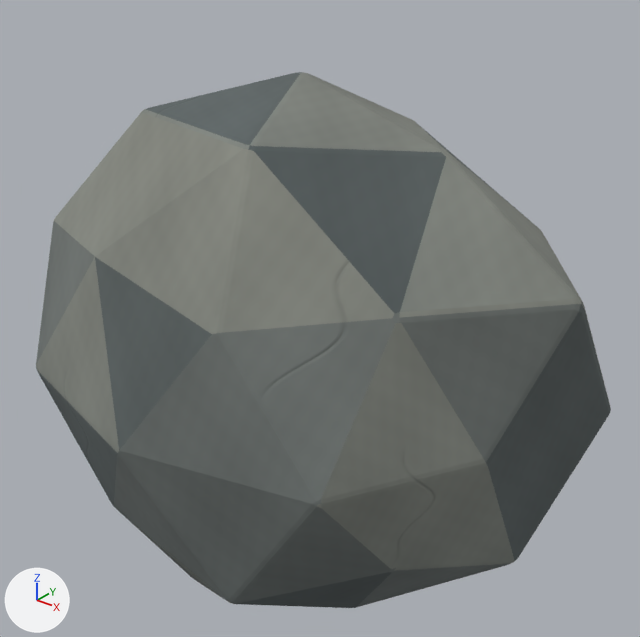
Before and after pictures for a commit that changed the glTF model src/Game/Assets/Authored/environment/components/forest_boulder.glb.
Camera for both pictures: a camera (50 mm lens) standing at (0.956, -1.148, 1.133) and looking at (0.018, 0.024, 0.406). Lighting does not change. The marker at lower left points along +X, +Y and +Z. The older version comes first.

Objects in the first picture: 'Angular mossy forest boulder'.
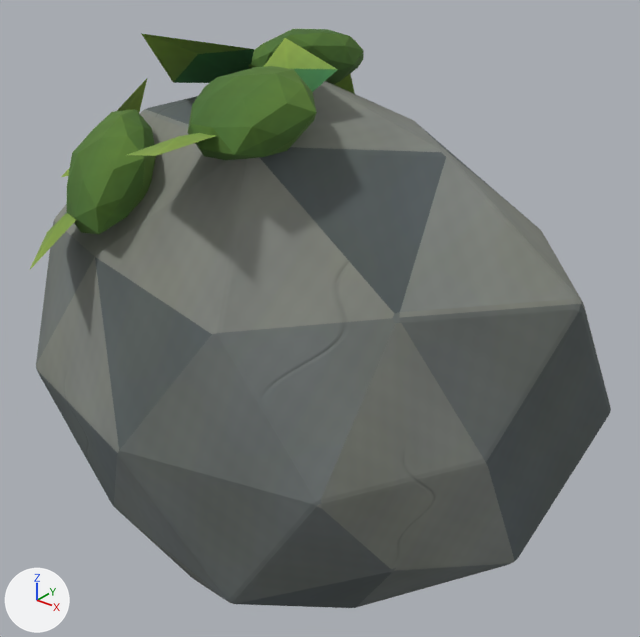
Not visible in the pictures: 'Woodland shared curved ivy leaf.002'.

Changed parts and their boxes [x1, y1, x2, y2] in the pictures (640 x 637 px):
'Woodland shared moss cushion.006', added (green): after [187, 66, 317, 160]
'Woodland shared moss cushion.007', added (green): after [67, 109, 156, 234]
'Woodland shared curved ivy leaf.001', added (green): after [141, 33, 254, 83]
'Woodland shared moss cushion.001', added (green): after [248, 29, 364, 85]
'Woodland shared curved ivy leaf.012', added (green): after [264, 38, 338, 92]
'Woodland shared curved ivy leaf.011', added (green): after [127, 133, 216, 156]
'Woodland shared curved ivy leaf.014', added (green): after [30, 213, 77, 269]
'Woodland shared curved ivy leaf.003', added: after [117, 79, 147, 112]
'Woodland shared curved ivy leaf.007', added (mostly hidden): after [334, 74, 355, 94]
'Woodland shared curved ivy leaf.013', added (mostly hidden): after [61, 168, 70, 177]

What changed in the scene script:
```text
Add mat_moss_woodland:
    mat_moss_woodland = bpy.data.materials.new('moss_woodland')
    # uses the picture img_painted_moss_roughness
    # uses the picture img_vivid_painted_v1_d80b6116394c29b57b8ab5d8
Add mat_forest_leaf_woodland_tip:
    mat_forest_leaf_woodland_tip = bpy.data.materials.new('forest_leaf_woodland_tip')
    # uses the picture img_painted_leaf_normal
    # uses the picture img_painted_leaf_roughness
    # uses the picture img_vivid_painted_v1_e518087cff7b51be105dd77d
Add mat_forest_leaf_woodland:
    mat_forest_leaf_woodland = bpy.data.materials.new('forest_leaf_woodland')
    # uses the picture img_painted_leaf_normal
    # uses the picture img_painted_leaf_roughness
    # uses the picture img_vivid_painted_v1_be95f207113ac2a0f32aa9be
Add ob_woodland_shared_moss_cushion_007:
    ob_woodland_shared_moss_cushion_007 = bpy.data.objects.new('Woodland shared moss cushion.007', me_woodland_shared_moss_cushion)  # 42 vertices, 80 faces; spans x -0.094..0.097, y -0.07..0.069, z -0.022..0.055
    ob_woodland_shared_moss_cushion_007.location = (-0.172, -0.26, 0.71)
    ob_woodland_shared_moss_cushion_007.rotation_euler = (0.889, 0.267, -0.674)  # degrees (51, 15, -39)
    ob_woodland_shared_moss_cushion_007.scale = (1.39, 1.39, 1.39)
Add ob_woodland_shared_moss_cushion_006:
    ob_woodland_shared_moss_cushion_006 = bpy.data.objects.new('Woodland shared moss cushion.006', me_woodland_shared_moss_cushion)  # 42 vertices, 80 faces; spans x -0.094..0.097, y -0.07..0.069, z -0.022..0.055
    ob_woodland_shared_moss_cushion_006.location = (0.072, -0.197, 0.821)
    ob_woodland_shared_moss_cushion_006.rotation_euler = (0.295, 0.125, -0.74)  # degrees (17, 7.2, -42)
    ob_woodland_shared_moss_cushion_006.scale = (1.38, 1.38, 1.38)
Add ob_woodland_shared_moss_cushion_001:
    ob_woodland_shared_moss_cushion_001 = bpy.data.objects.new('Woodland shared moss cushion.001', me_woodland_shared_moss_cushion)  # 42 vertices, 80 faces; spans x -0.094..0.097, y -0.07..0.069, z -0.022..0.055
    ob_woodland_shared_moss_cushion_001.location = (-0.042, 0.064, 0.846)
    ob_woodland_shared_moss_cushion_001.rotation_euler = (-0.388, 0.171, 1.546)  # degrees (-22, 10, 89)
    ob_woodland_shared_moss_cushion_001.scale = (1.3, 1.3, 1.3)
Add ob_woodland_shared_curved_ivy_leaf_014:
    ob_woodland_shared_curved_ivy_leaf_014 = bpy.data.objects.new('Woodland shared curved ivy leaf.014', me_woodland_shared_curved_ivy_leaf)  # 5 vertices, 4 faces; spans x -0.076..0.076, y 0.0..0.17, z 0.0..0.055
    ob_woodland_shared_curved_ivy_leaf_014.location = (-0.243, -0.239, 0.693)
    ob_woodland_shared_curved_ivy_leaf_014.rotation_euler = (-0.74, 0.604, -3.049)  # degrees (-42, 35, -175)
    ob_woodland_shared_curved_ivy_leaf_014.scale = (1.35, 1.35, 1.35)
Add ob_woodland_shared_curved_ivy_leaf_013:
    ob_woodland_shared_curved_ivy_leaf_013 = bpy.data.objects.new('Woodland shared curved ivy leaf.013', me_woodland_shared_curved_ivy_leaf)  # 5 vertices, 4 faces; spans x -0.076..0.076, y 0.0..0.17, z 0.0..0.055
    ob_woodland_shared_curved_ivy_leaf_013.location = (-0.258, -0.19, 0.742)
    ob_woodland_shared_curved_ivy_leaf_013.rotation_euler = (-0.884, -0.288, 2.449)  # degrees (-51, -17, 140)
    ob_woodland_shared_curved_ivy_leaf_013.scale = (0.68, 0.68, 0.68)
Add ob_woodland_shared_curved_ivy_leaf_012:
    ob_woodland_shared_curved_ivy_leaf_012 = bpy.data.objects.new('Woodland shared curved ivy leaf.012', me_woodland_shared_curved_ivy_leaf)  # 5 vertices, 4 faces; spans x -0.076..0.076, y 0.0..0.17, z 0.0..0.055
    ob_woodland_shared_curved_ivy_leaf_012.location = (0.106, -0.151, 0.839)
    ob_woodland_shared_curved_ivy_leaf_012.rotation_euler = (0.176, -0.268, 0.629)  # degrees (10, -15, 36)
    ob_woodland_shared_curved_ivy_leaf_012.scale = (0.99, 0.99, 0.99)
Add ob_woodland_shared_curved_ivy_leaf_011:
    ob_woodland_shared_curved_ivy_leaf_011 = bpy.data.objects.new('Woodland shared curved ivy leaf.011', me_woodland_shared_curved_ivy_leaf)  # 5 vertices, 4 faces; spans x -0.076..0.076, y 0.0..0.17, z 0.0..0.055
    ob_woodland_shared_curved_ivy_leaf_011.location = (-0.008, -0.229, 0.802)
    ob_woodland_shared_curved_ivy_leaf_011.rotation_euler = (-0.19, 0.258, -2.569)  # degrees (-11, 15, -147)
    ob_woodland_shared_curved_ivy_leaf_011.scale = (1.24, 1.24, 1.24)
Add ob_woodland_shared_curved_ivy_leaf_007:
    ob_woodland_shared_curved_ivy_leaf_007 = bpy.data.objects.new('Woodland shared curved ivy leaf.007', me_woodland_shared_curved_ivy_leaf)  # 5 vertices, 4 faces; spans x -0.076..0.076, y 0.0..0.17, z 0.0..0.055
    ob_woodland_shared_curved_ivy_leaf_007.location = (-0.201, 0.244, 0.684)
    ob_woodland_shared_curved_ivy_leaf_007.rotation_euler = (0.753, -0.287, -2.17)  # degrees (43, -16, -124)
    ob_woodland_shared_curved_ivy_leaf_007.scale = (1.2, 1.2, 1.2)
Add ob_woodland_shared_curved_ivy_leaf_003:
    ob_woodland_shared_curved_ivy_leaf_003 = bpy.data.objects.new('Woodland shared curved ivy leaf.003', me_woodland_shared_curved_ivy_leaf)  # 5 vertices, 4 faces; spans x -0.076..0.076, y 0.0..0.17, z 0.0..0.055
    ob_woodland_shared_curved_ivy_leaf_003.location = (-0.388, -0.157, 0.632)
    ob_woodland_shared_curved_ivy_leaf_003.rotation_euler = (0.793, -0.384, -1.06)  # degrees (45, -22, -61)
    ob_woodland_shared_curved_ivy_leaf_003.scale = (1.26, 1.26, 1.26)
Add ob_woodland_shared_curved_ivy_leaf_002:
    ob_woodland_shared_curved_ivy_leaf_002 = bpy.data.objects.new('Woodland shared curved ivy leaf.002', me_woodland_shared_curved_ivy_leaf)  # 5 vertices, 4 faces; spans x -0.076..0.076, y 0.0..0.17, z 0.0..0.055
    ob_woodland_shared_curved_ivy_leaf_002.location = (-0.077, 0.02, 0.84)
    ob_woodland_shared_curved_ivy_leaf_002.rotation_euler = (-0.105, 0.41, 2.464)  # degrees (-6, 23, 141)
    ob_woodland_shared_curved_ivy_leaf_002.scale = (0.883, 0.883, 0.883)
Add ob_woodland_shared_curved_ivy_leaf_001:
    ob_woodland_shared_curved_ivy_leaf_001 = bpy.data.objects.new('Woodland shared curved ivy leaf.001', me_woodland_shared_curved_ivy_leaf)  # 5 vertices, 4 faces; spans x -0.076..0.076, y 0.0..0.17, z 0.0..0.055
    ob_woodland_shared_curved_ivy_leaf_001.location = (-0.114, -0.011, 0.83)
    ob_woodland_shared_curved_ivy_leaf_001.rotation_euler = (0.191, 0.379, -3.08)  # degrees (11, 22, -176)
    ob_woodland_shared_curved_ivy_leaf_001.scale = (1.28, 1.28, 1.28)
```
